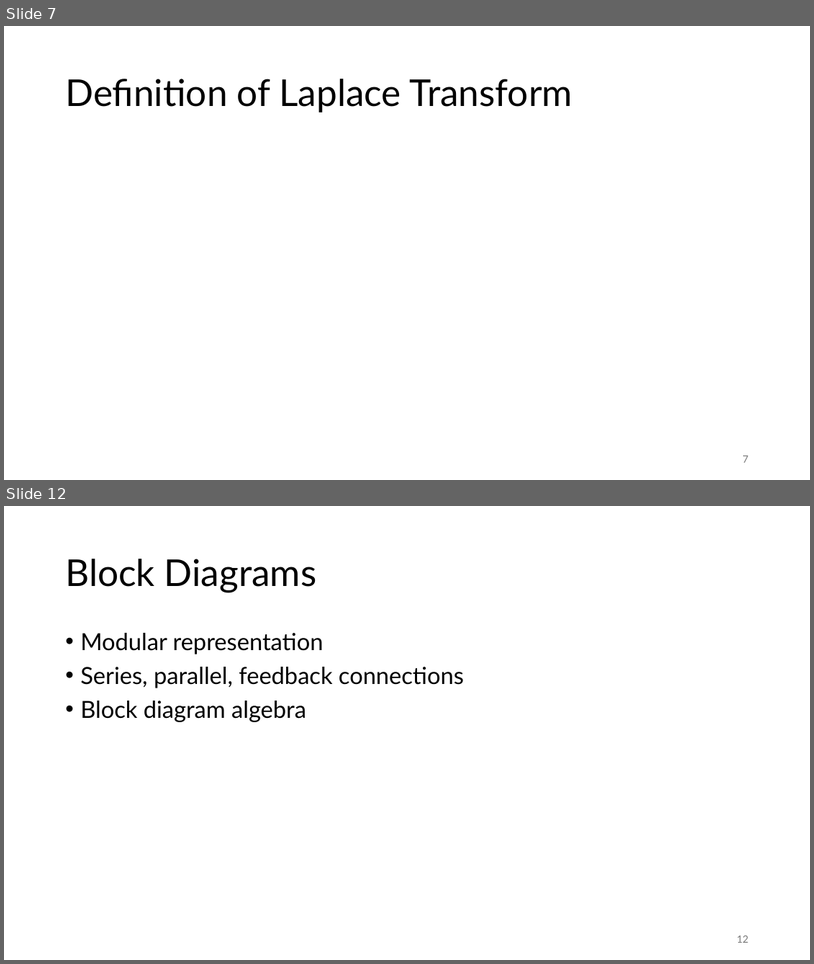
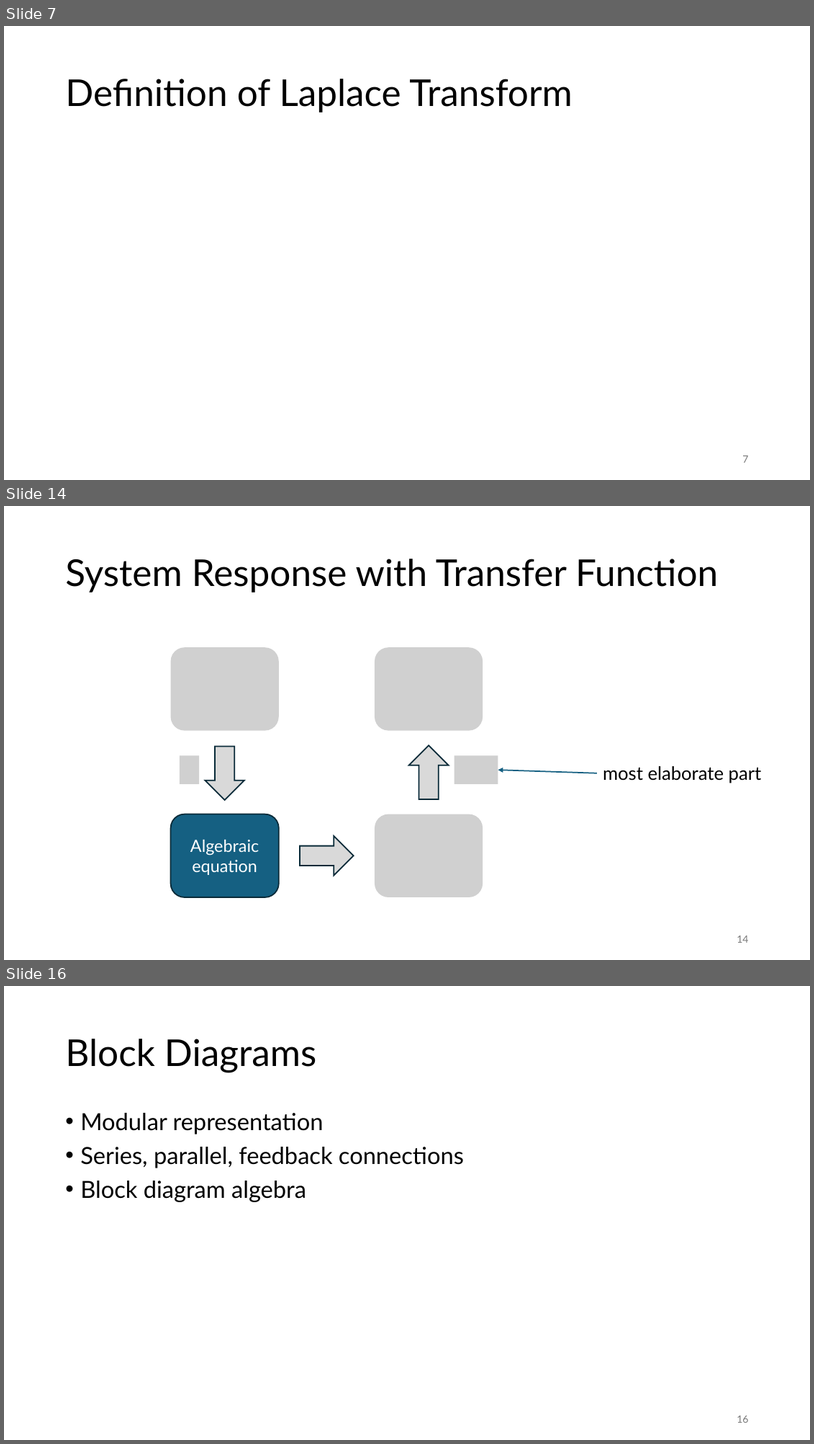
Before and after one commit to FelixWick/control_engineering, a slide deck: slides/3_Laplace.pptx. Shown one above the other, each under a label of ours: slides 7 and 12 before the commit, slides 7, 14 and 16 after it; the slides between them are not shown. The pictures are 814x964 and 814x1444 pixels, drawn with LibreOffice and Linux fonts; fonts in the diff are those of the drawing; grey boxes stand for pictures. Boxes give left, top, right and bottom in pixels: in the first picture for what was removed or moved away, otherwise in the second. Text is boxed around its words. In the diff, an @@ line names an element or a change of style, - is before the commit and + after.

```diff
--- a/slides/3_Laplace.pptx
+++ b/slides/3_Laplace.pptx
@@ slide 14 added at [4, 506, 810, 960], background #FFFFFF @@
@@ title added at [65, 559, 718, 592], 44 pt, text #000000 @@
+System Response with Transfer Function
@@ group added at [171, 648, 498, 897]: 5 pictures, 3 down arrows, 1 rounded rectangle @@
+Algebraic equation
@@ arrow added from (597, 773) to (498, 770), #156082 1.5 pt @@
@@ text added at [603, 766, 762, 783], 22 pt, text #000000 @@
+most elaborate part
@@ page number added at [737, 935, 748, 942], 12 pt, text #797979 @@
+14
@@ what was slide 12 is now slide 16 @@
@@ page number at [737, 1415, 748, 1422]: text changed @@
-12
+16
```
Also in this commit, not shown: 4 slides changed, 3 other slides added.
